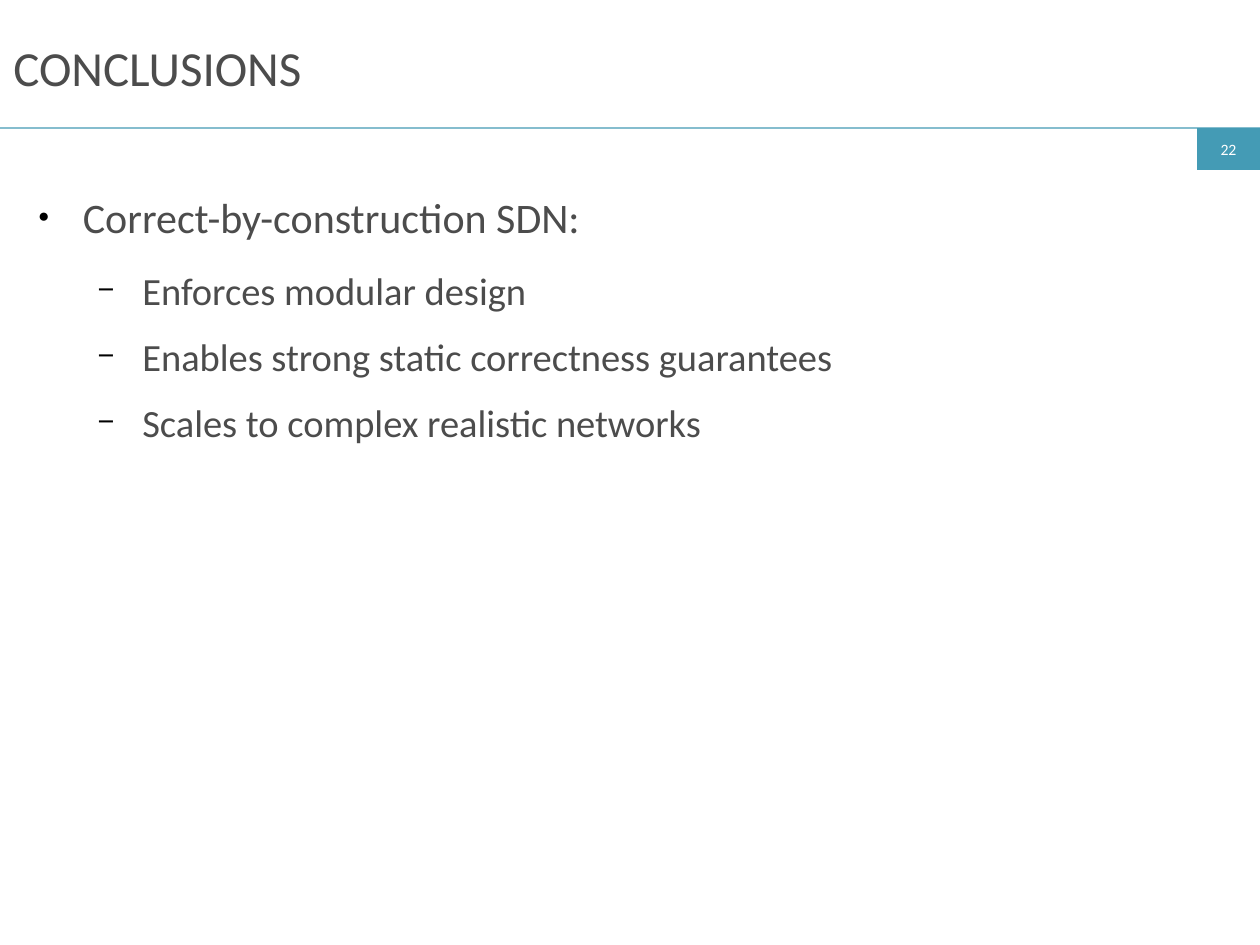
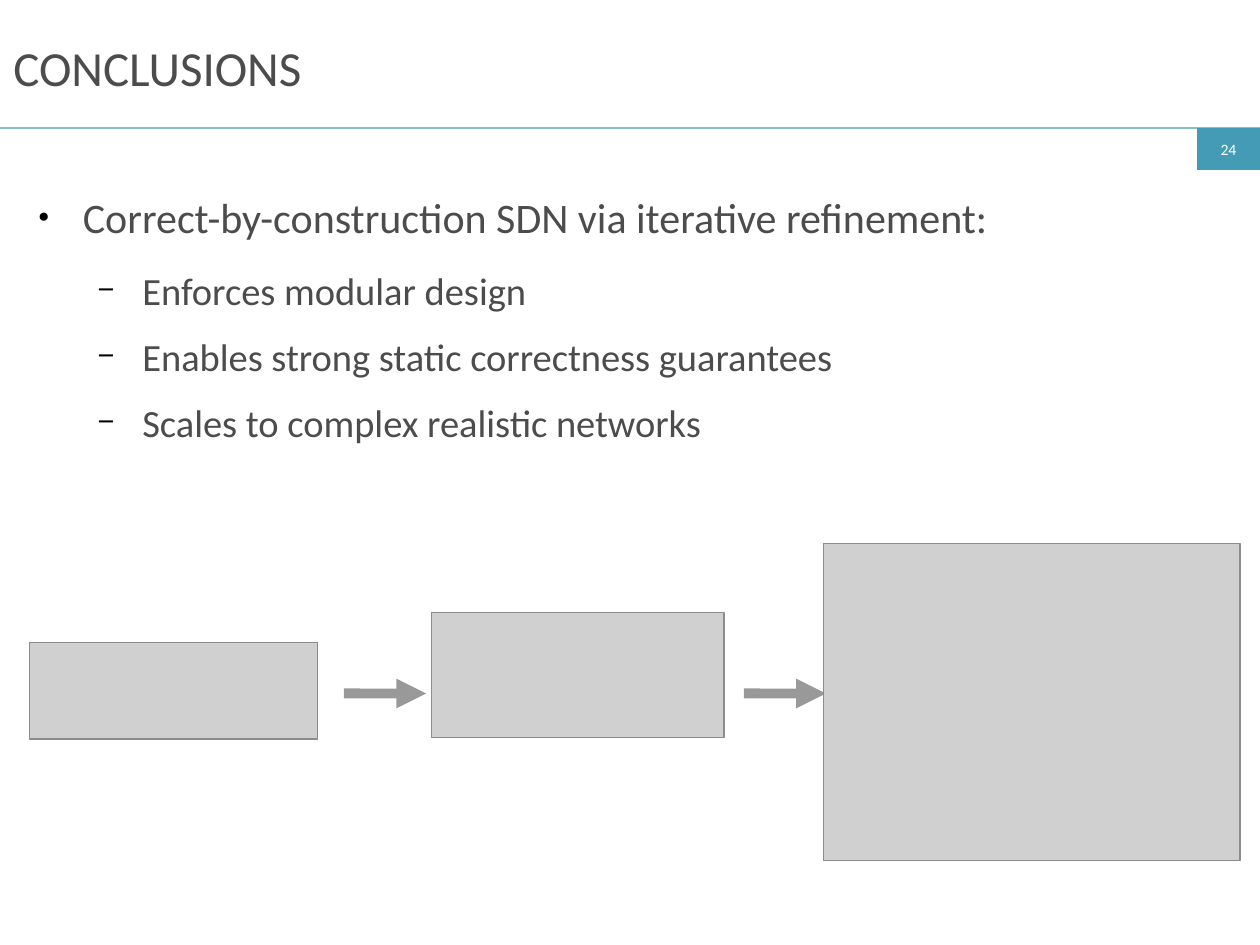
Before and after one commit to ryzhyk/cocoon, a slide deck: slide 24 of doc/netpl16/talk/cocoon.odp (slide 22 before the commit). Drawn at 1260x945 pixels with LibreOffice and Linux fonts; fonts in the diff are those of the drawing; grey boxes stand for pictures. Boxes give left, top, right and bottom in pixels: in the first picture for what was removed or moved away, otherwise in the second. Text is boxed around its words. In the diff, an @@ line names an element or a change of style, - is before the commit and + after.

```diff
--- a/doc/netpl16/talk/cocoon.odp
+++ b/doc/netpl16/talk/cocoon.odp
@@ page number at box(1221, 145, 1237, 155): text changed @@
-22
+24
@@ text at box(83, 204, 987, 240): text changed @@
-● Correct-by-construction SDN:
+● Correct-by-construction SDN via iterative refinement:
@@ picture added at box(824, 543, 1241, 861) @@
@@ picture added at box(431, 612, 723, 737) @@
@@ picture added at box(30, 643, 318, 740) @@
@@ arrow added from (344, 693) to (426, 693), #999999 5.67 pt @@
@@ arrow added from (743, 693) to (827, 693), #999999 5.67 pt @@
```
Also in this commit, not shown: 10 other slides changed, 2 slides added, 2 other files.
